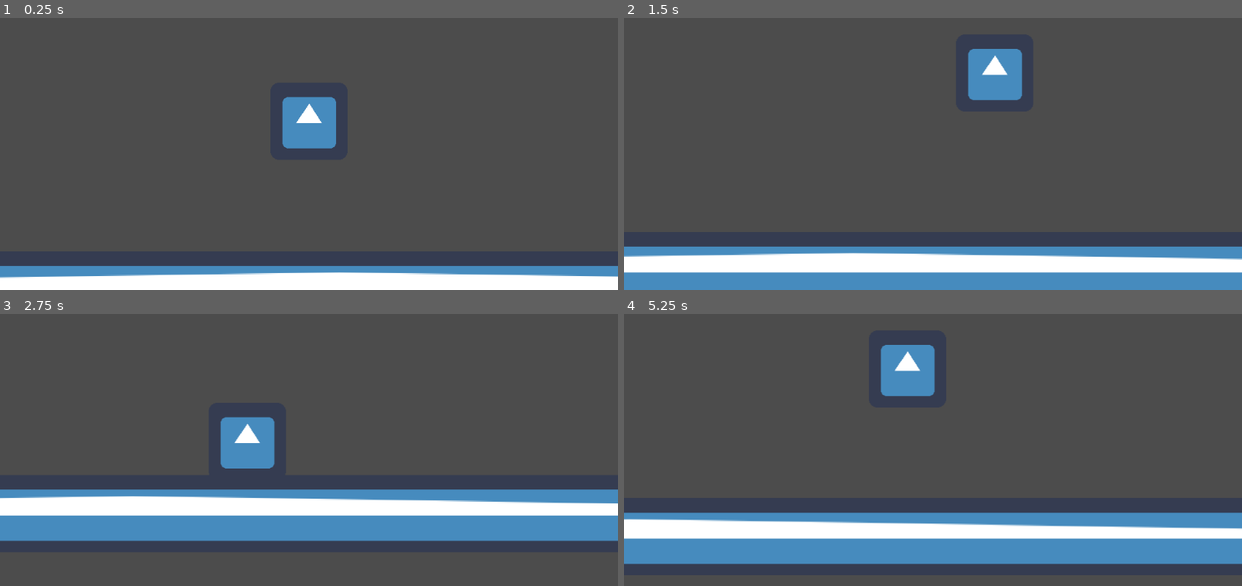
Above: before the commit, frames 1-4 (two rows, left to right).
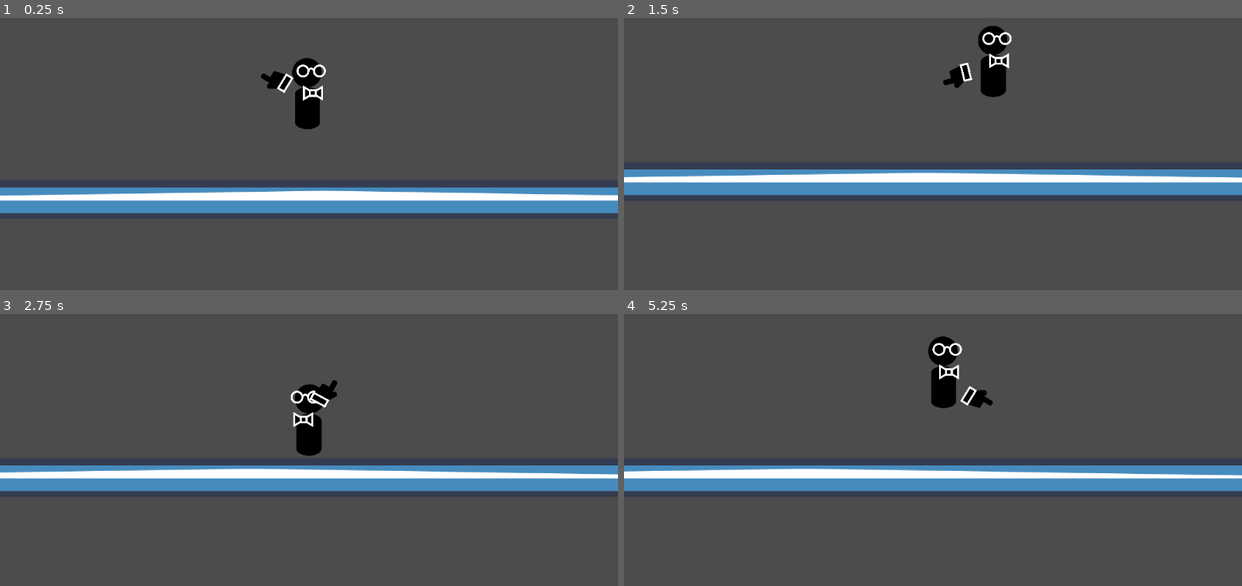
Above: after the commit, the same moments.

Repository: Escapegoat-Games/bowtie-glasses
Game: Godot game, scene res://Main.tscn
The game is run twice, just before and just after one commit, with the same random seed, the same clock (stepped at 60 frames per second) and the same inputs. The engine's default icon, where the game draws it, is replaced by a stand-in: a white triangle on a blue panel in a dark square.
Inputs (mouse positions are in pixels of both pictures, inside the frame that each line leads up to):
- Up to frame 1 (0.25 s): no input
- Up to frame 2 (1.5 s): move the mouse to (1068, 91) at 0.52 s; hold D (move_right) from 0.53 s (still down); tap W (jump) at 0.6, 0.77, 1.07, 1.35 s; move the mouse to (809, 126) at 1.27 s
- Up to frame 3 (2.75 s): tap W (jump) at 1.52, 1.82, 2.1 s; move the mouse to (370, 324) at 2.02 s; release D (move_right) at 2.03 s; hold A (move_left) from 2.03 s (still down)
- Up to frame 4 (5.25 s): move the mouse to (902, 477) at 2.77 s; release A (move_left) at 2.78 s; hold D (move_right) 2.78-4.28 s; tap W (jump) at 2.85, 3.02, 3.32, 3.6, 3.77, 4.07, 4.35, 4.52, 4.82, 5.1 s; move the mouse to (1118, 458) at 3.52 s; move the mouse to (747, 352) at 4.27 s; hold A (move_left) 4.28-5.03 s; move the mouse to (963, 406) at 5.02 s; hold D (move_right) from 5.03 s (still down)

The runs differ from the first frame. In frame 1, 21% of the frame differs, in the area x 0-100%, y 14-100%; in frame 2, 28%; in frame 3, 30%; in frame 4, 32%, in the area x 0-100%, y 8-93%.

Commit message:
basic walking

Diff:
--- a/Main.tscn
+++ b/Main.tscn
@@ -1,7 +1,10 @@
-[gd_scene load_steps=5 format=2]
+[gd_scene load_steps=9 format=2]
 
 [ext_resource path="res://icon.png" type="Texture" id=1]
 [ext_resource path="res://Player.gd" type="Script" id=2]
+[ext_resource path="res://bowtieglasses_head.png" type="Texture" id=3]
+[ext_resource path="res://bowtieglasses_body.png" type="Texture" id=4]
+[ext_resource path="res://bowtieglasses_hand.png" type="Texture" id=5]
 
 [sub_resource type="RectangleShape2D" id=1]
 
@@ -12,6 +15,37 @@
 
 custom_solver_bias = 0.0
 extents = Vector2( 60, 60 )
+
+[sub_resource type="Animation" id=3]
+
+resource_name = "Walk"
+length = 1.0
+loop = true
+step = 0.1
+tracks/0/type = "value"
+tracks/0/path = NodePath("Sprites/HeadSprite:position")
+tracks/0/interp = 1
+tracks/0/loop_wrap = true
+tracks/0/imported = false
+tracks/0/enabled = true
+tracks/0/keys = {
+"times": PoolRealArray( 0, 0.2 ),
+"transitions": PoolRealArray( 1, 1 ),
+"update": 0,
+"values": [ Vector2( 0, -150 ), Vector2( 0, -140 ) ]
+}
+tracks/1/type = "value"
+tracks/1/path = NodePath("Sprites/BodySprite:position")
+tracks/1/interp = 1
+tracks/1/loop_wrap = true
+tracks/1/imported = false
+tracks/1/enabled = true
+tracks/1/keys = {
+"times": PoolRealArray( 0, 0.5 ),
+"transitions": PoolRealArray( 1, 1 ),
+"update": 0,
+"values": [ Vector2( 0, -30 ), Vector2( 0, -20 ) ]
+}
 
 [node name="Main" type="Node2D" index="0"]
 
@@ -38,7 +72,6 @@
 
 [node name="Player" type="KinematicBody2D" parent="." index="1"]
 
-editor/display_folded = true
 position = Vector2( 0, -300 )
 input_pickable = false
 collision_layer = 1
@@ -47,9 +80,30 @@
 script = ExtResource( 2 )
 _sections_unfolded = [ "Transform" ]
 
-[node name="Sprite" type="Sprite" parent="Player" index="0"]
+[node name="Sprites" type="Node2D" parent="Player" index="0"]
 
-texture = ExtResource( 1 )
+_sections_unfolded = [ "Material" ]
+
+[node name="HeadSprite" type="Sprite" parent="Player/Sprites" index="0"]
+
+position = Vector2( 0, -140.723 )
+scale = Vector2( 0.5, 0.5 )
+texture = ExtResource( 3 )
+_sections_unfolded = [ "Transform" ]
+
+[node name="BodySprite" type="Sprite" parent="Player/Sprites" index="1"]
+
+position = Vector2( 0, -26.2891 )
+scale = Vector2( 0.5, 0.5 )
+texture = ExtResource( 4 )
+_sections_unfolded = [ "Transform" ]
+
+[node name="HandSprite" type="Sprite" parent="Player/Sprites" index="2"]
+
+position = Vector2( 0, -70 )
+scale = Vector2( 0.5, 0.5 )
+texture = ExtResource( 5 )
+_sections_unfolded = [ "Transform" ]
 
 [node name="CollisionShape2D" type="CollisionShape2D" parent="Player" index="1"]
 
@@ -60,7 +114,7 @@
 anchor_mode = 1
 rotating = false
 current = true
-zoom = Vector2( 1, 1 )
+zoom = Vector2( 2, 2 )
 limit_left = -10000000
 limit_top = -10000000
 limit_right = 10000000
@@ -79,3 +133,13 @@
 editor_draw_screen = true
 editor_draw_limits = false
 editor_draw_drag_margin = false
+
+[node name="AnimationPlayer" type="AnimationPlayer" parent="Player" index="3"]
+
+root_node = NodePath("..")
+autoplay = ""
+playback_process_mode = 1
+playback_default_blend_time = 0.0
+playback_speed = 1.0
+anims/Walk = SubResource( 3 )
+blend_times = [  ]
--- a/Player.gd
+++ b/Player.gd
@@ -1,4 +1,9 @@
 extends KinematicBody2D
+
+onready var head_sprite = $Sprites/HeadSprite
+onready var body_sprite = $Sprites/BodySprite
+onready var hand_sprite = $Sprites/HandSprite
+onready var ani = $AnimationPlayer
 
 const MOVE_SPEED = 300
 const GRAVITY = 10
@@ -7,6 +12,8 @@
 var motion
 var y_vel = 0
 var is_jumping = false
+var is_moving = false
+var is_flipped = false
 
 func _ready():
 	pass
@@ -14,24 +21,48 @@
 func _physics_process(delta):
 	if is_on_floor():
 		y_vel = 0
+		is_jumping = false
 	else:
 		y_vel += GRAVITY
 
 func _process(delta):
-
-	print(is_on_floor())
-
 	motion = Vector2(0, 0)
+	is_moving = false
 
 	# movement
 	if Input.is_action_pressed("move_right"):
 		motion += Vector2(MOVE_SPEED, 0)
+		is_flipped = false
+		is_moving = true
 	if Input.is_action_pressed("move_left"):
 		motion += Vector2(-MOVE_SPEED, 0)
+		is_flipped = true
+		is_moving = true
 	if Input.is_action_just_pressed("jump") and is_on_floor():
 		is_jumping = true
 		y_vel = -500
 
 	motion += Vector2(0, y_vel)
+	move_and_slide(motion, NORM)
 
-	move_and_slide(motion, NORM)
+	update_hand()
+
+	# animation
+	head_sprite.flip_h = is_flipped
+	body_sprite.flip_h = is_flipped
+	hand_sprite.flip_v = is_flipped
+
+	# temp bool crap
+	if not ani.is_playing() and is_moving and not is_jumping:
+		ani.play("Walk")
+	elif ani.is_playing() and not is_moving or is_jumping:
+		ani.stop()
+
+func update_hand():
+	var loc_mouse_pos = get_global_mouse_position()
+	loc_mouse_pos = Vector2(loc_mouse_pos.x - position.x, loc_mouse_pos.y - position.y)
+	var rot = rad2deg(atan2(loc_mouse_pos.y, loc_mouse_pos.x))
+
+	# transform
+	hand_sprite.position = loc_mouse_pos.normalized() * 130 + Vector2(0, -50)
+	hand_sprite.rotation_degrees = rot
Binary file added: bowtieglasses_body.png
Not shown, added: bowtieglasses_body.png.import
Binary file added: bowtieglasses_hand.png
Not shown, added: bowtieglasses_hand.png.import
Binary file added: bowtieglasses_head.png
Not shown, added: bowtieglasses_head.png.import
